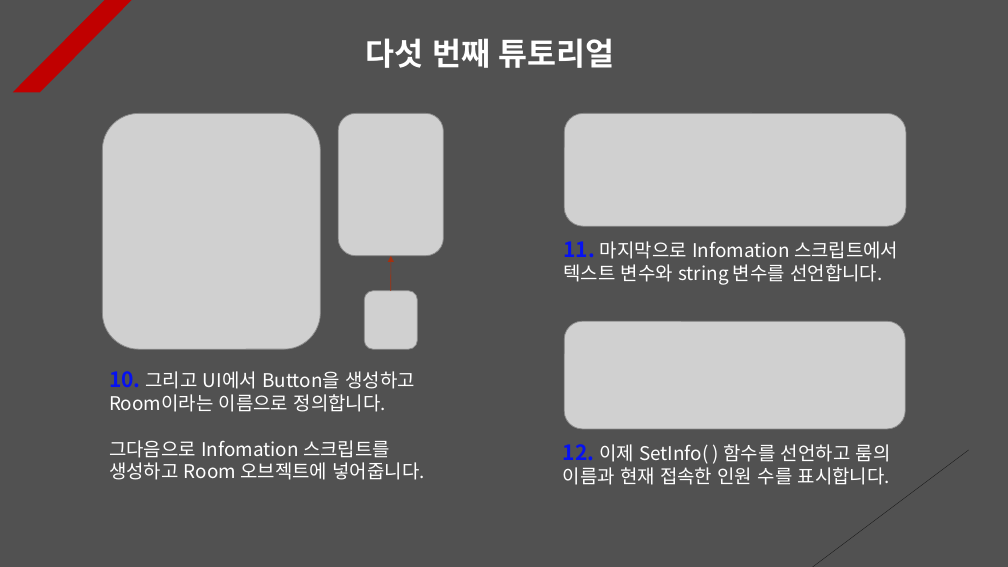
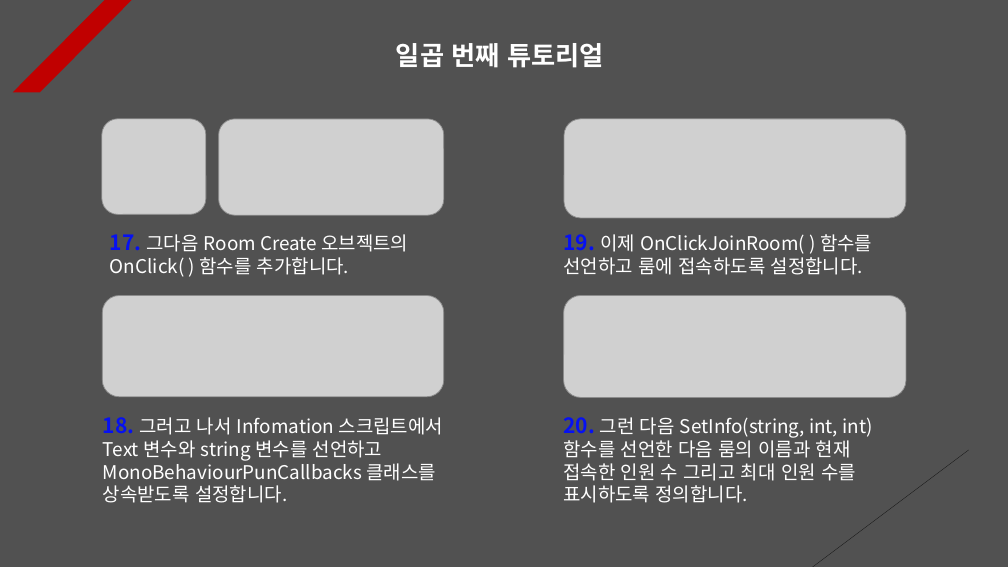
Before and after one commit to Unity2033/3D-UnityEngine, a slide deck: slide 7 of Assets/Class/Photon Server/PPT Data/Photon Room.pptx (slide 5 before the commit). Drawn at 1008x567 pixels with LibreOffice and Linux fonts; fonts in the diff are those of the drawing; grey boxes stand for pictures. Boxes give left, top, right and bottom in pixels: in the first picture for what was removed or moved away, otherwise in the second. Text is boxed around its words. In the diff, an @@ line names an element or a change of style, - is before the commit and + after.

Commit message:
Photon Server PPT Data Update
- Create room object using resource
  load

```diff
--- a/Assets/Class/Photon Server/PPT Data/Photon Room.pptx
+++ b/Assets/Class/Photon Server/PPT Data/Photon Room.pptx
@@ text at (396, 43, 603, 68): text changed; size 30 to 25 pt @@
-다섯 번째 튜토리얼
+일곱 번째 튜토리얼
@@ picture removed at (102, 113, 320, 349) @@
@@ picture added at (102, 119, 206, 214) @@
@@ picture added at (219, 119, 444, 215) @@
@@ picture removed at (338, 113, 443, 256) @@
@@ picture: place and size @@
-picture at (564, 113, 906, 226)
+picture at (564, 119, 906, 218)
@@ text at (110, 234, 408, 277): text changed @@
-10. 그리고 UI에서 Button을 생성하고 Room이라는 이름으로 정의합니다.
-그다음으로 Infomation 스크립트를 생성하고 Room 오브젝트에 넣어줍니다.
+17. 그다음 Room Create 오브젝트의 OnClick( ) 함수를 추가합니다.
@@ text added at (564, 234, 872, 275), 18 pt, text #FFFFFF @@
+19. 이제 OnClickJoinRoom( ) 함수를 선언하고 룸에 접속하도록 설정합니다.
@@ arrow removed from (391, 291) to (391, 256) @@
@@ picture added at (102, 296, 444, 397) @@
@@ picture removed at (364, 291, 417, 349) @@
@@ picture: place and size @@
-picture at (564, 321, 905, 429)
+picture at (564, 296, 907, 398)
@@ text at (103, 417, 443, 503): text changed @@
-11. 마지막으로 Infomation 스크립트에서 텍스트 변수와 string 변수를 선언합니다.
+18. 그러고 나서 Infomation 스크립트에서 Text 변수와 string 변수를 선언하고 MonoBehaviourPunCallbacks 클래스를 상속받도록 설정합니다.
@@ text at (563, 417, 872, 503): text changed @@
-12. 이제 SetInfo( ) 함수를 선언하고 룸의 이름과 현재 접속한 인원 수를 표시합니다.
+20. 그런 다음 SetInfo(string, int, int) 함수를 선언한 다음 룸의 이름과 현재 접속한 인원 수 그리고 최대 인원 수를 표시하도록 정의합니다.
```
Also in this commit, not shown: 7 other slides changed, 5 slides added, 3 slides removed, 8 other files.
